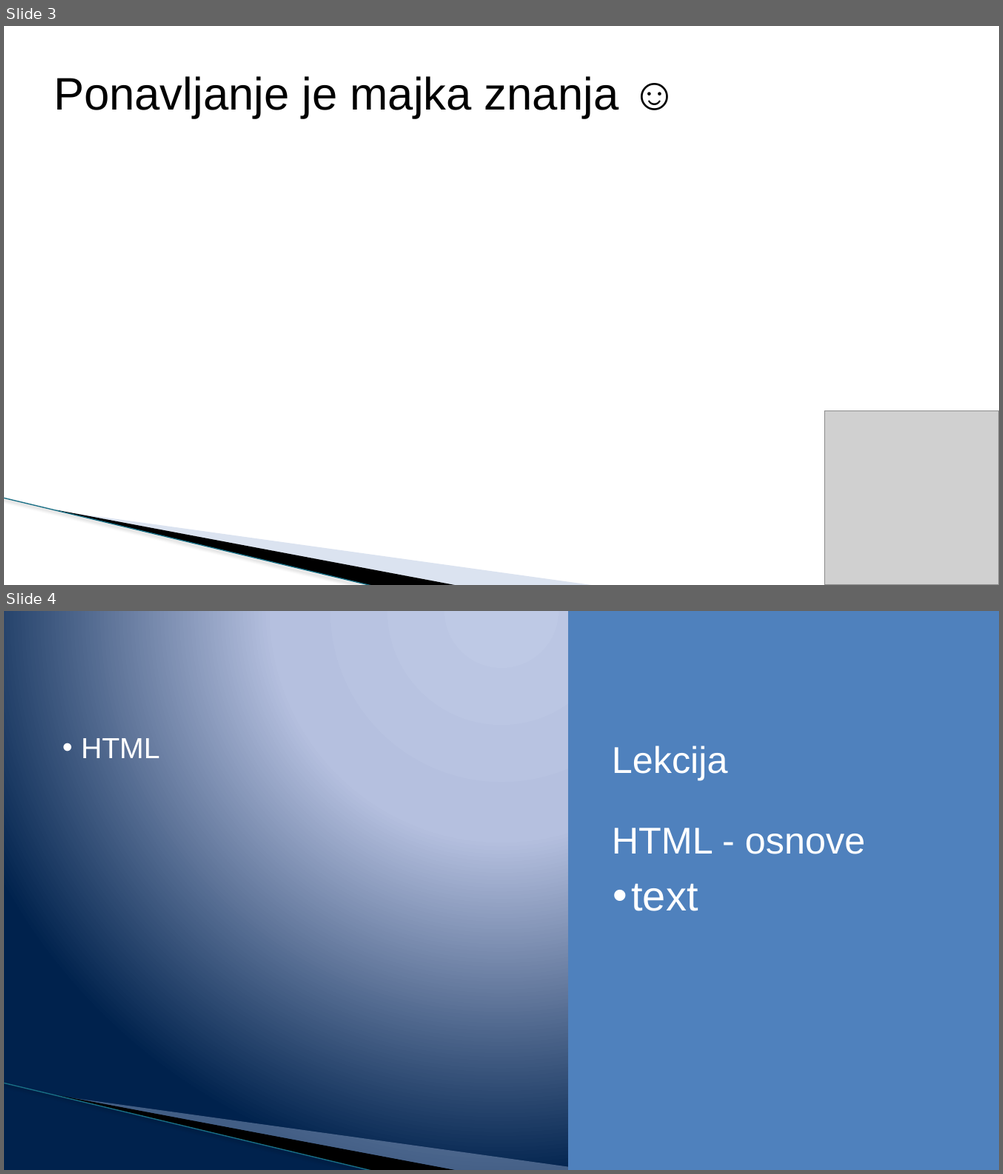
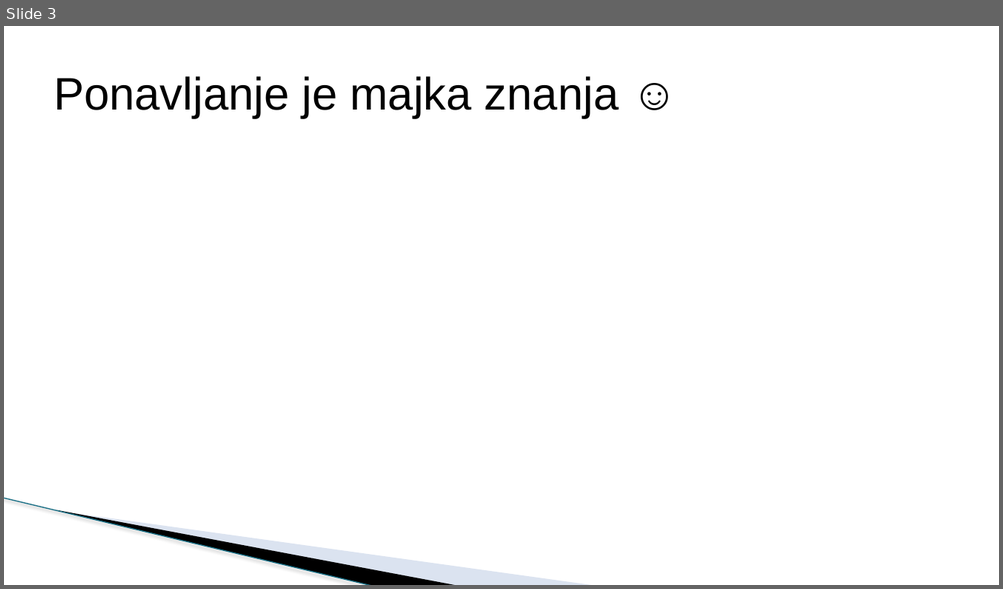
Before and after one commit to todalexcode/kurs-front-end, a slide deck: sesija-20/PPT/Front-End Developer-20.pptx. Shown one above the other, each under a label of ours: slides 3 and 4 before the commit, slide 3 after it. The pictures are 1003x1174 and 1003x589 pixels, drawn with LibreOffice and Linux fonts; fonts in the diff are those of the drawing; grey boxes stand for pictures; background and template pictures are left out. Boxes give left, top, right and bottom in pixels: in the first picture for what was removed or moved away, otherwise in the second. Text is boxed around its words. In the diff, an @@ line names an element or a change of style, - is before the commit and + after.

```diff
--- a/sesija-20/PPT/Front-End Developer-20.pptx
+++ b/sesija-20/PPT/Front-End Developer-20.pptx
@@ slide 4 removed at (x1=4, y1=611, x2=999, y2=1170), background gradient #BFC9E5 to #B5C0E0 to #00234D; not listed: 3 template elements that a slide beside it also shows @@
@@ rectangle removed at (x1=568, y1=611, x2=999, y2=1170) @@
@@ text removed at (x1=81, y1=738, x2=160, y2=758) @@
-• HTML
@@ text removed at (x1=612, y1=746, x2=865, y2=854) @@
-Lekcija
-HTML - osnove
@@ text removed at (x1=631, y1=884, x2=697, y2=911) @@
-• text
@@ slide 3 changed as well @@
@@ picture removed at (x1=824, y1=411, x2=999, y2=585) @@
```
Also in this commit, not shown: 2 other slides changed, 15 slides added, 1 other file.
